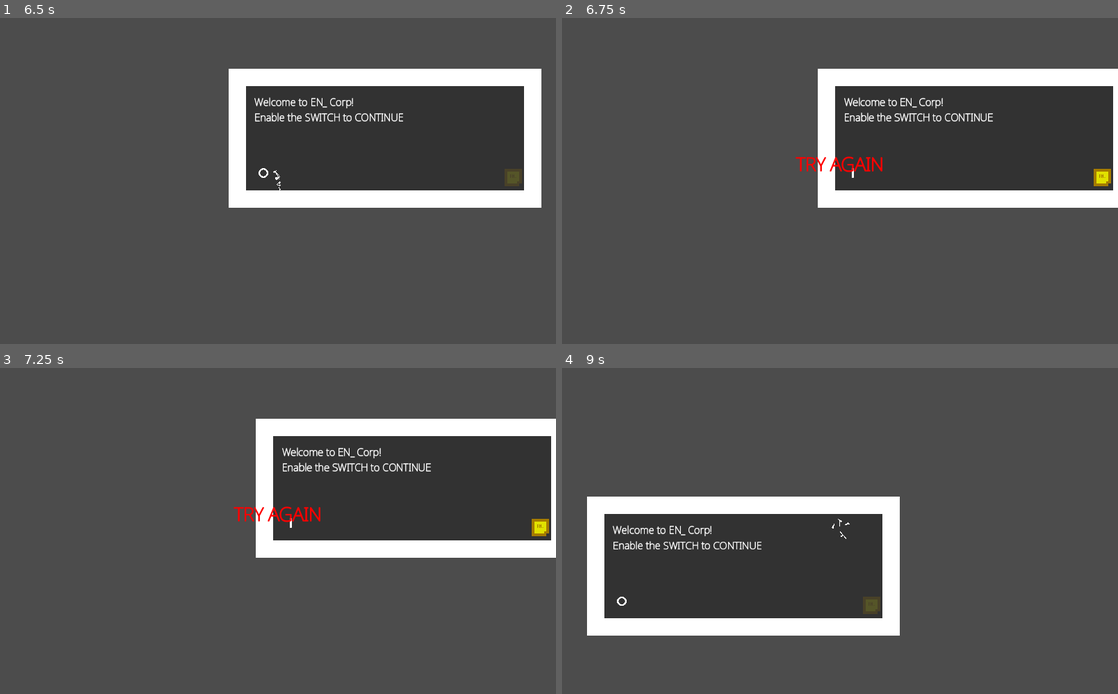
Above: before the commit, frames 1-4 (two rows, left to right).
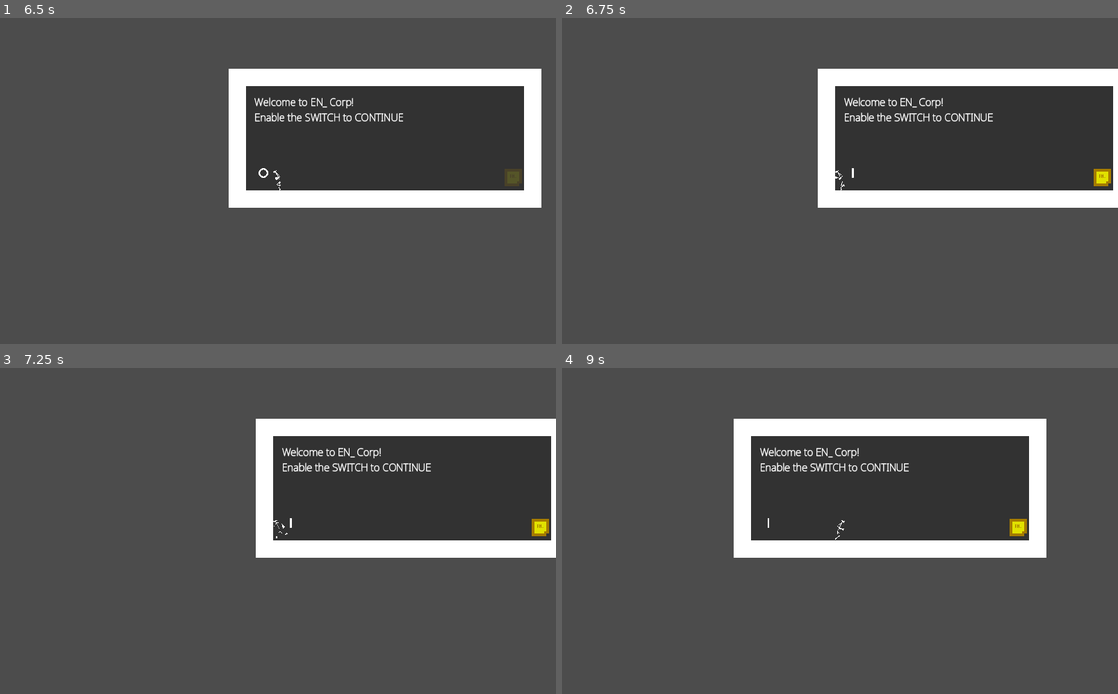
Above: after the commit, the same moments.

Repository: Luraktinus/EN_
Game: Godot game, scene res://Menu/Menu.tscn
Two runs of this game, one before a commit and one after it. Both use one fixed random seed, a clock stepped at 60 frames per second and the inputs below.
Inputs:
- Up to frame 1 (6.5 s): click "Play" at 0.5 s; click "1" at 1.25 s; tap Enter at 2 s; hold Right (ui_right) 2.03-2.78 s; hold Left (ui_left) 2.78-3.53 s; hold Right (ui_right) 3.53-4.28 s; hold Up (ui_up) 4.28-5.03 s; hold Left (ui_left) from 5.03 s (still down)
- Up to frame 2 (6.75 s): keep holding Left (ui_left)
- Up to frame 3 (7.25 s): keep holding Left (ui_left)
- Up to frame 4 (9 s): tap Space at 7.25 s; release Left (ui_left) at 7.28 s; hold Right (ui_right) 7.28-8.03 s; hold Up (ui_up) 8.03-8.78 s; hold Right (ui_right) from 8.78 s (still down)

Frame 1 is identical in both runs. In frame 2, 0.3% of the frame differs, in the area x 42-58%, y 42-53%; in frame 3, 0.3%; in frame 4, 40%, in the area x 4-88%, y 15-83%.

Commit message:
physics tests

Diff:
--- a/Entitys/Player.gd
+++ b/Entitys/Player.gd
@@ -13,6 +13,9 @@
 const FRICTION_FLOOR = 0.89
 const FLOORSLIDE = 20
 const WALL_FRICTION = 0.8
+
+var enable_crush_damage = false
+var enable_fall_damage = false
 
 onready var scene = "res://Levels/" + get_tree().get_current_scene().name + ".tscn"
 
@@ -53,8 +56,9 @@
 
 	velocity = move_and_slide(velocity, Vector2(0, -1))
 
-	if lenvelocity/(delta+0.0000000001)/60 > velocity.length()/(delta+0.0000000001)/60 + 1500: # 12 blocks dead
-		death()
+	if enable_fall_damage:
+		if lenvelocity/(delta+0.0000000001)/60 > velocity.length()/(delta+0.0000000001)/60 + 1500: # 12 blocks dead
+			death()
 
 
 func animation():
@@ -191,4 +195,5 @@
 
 
 func _on_WallCast_body_entered(body):
-	death()
+	if enable_crush_damage:
+		death()
--- a/Entitys/Player.tscn
+++ b/Entitys/Player.tscn
@@ -256,7 +256,7 @@
 "times": PoolRealArray( 0 ),
 "transitions": PoolRealArray( 1 ),
 "update": 0,
-"values": [ Vector2( -19, -1.43051e-06 ) ]
+"values": [ Vector2( -19, -1.43051e-006 ) ]
 }
 tracks/19/type = "value"
 tracks/19/path = NodePath("Sprite/Spine/RightLeg/Foot:rotation_degrees")
@@ -376,7 +376,7 @@
 "times": PoolRealArray( 0 ),
 "transitions": PoolRealArray( 1 ),
 "update": 0,
-"values": [ Vector2( -18, -1.90735e-06 ) ]
+"values": [ Vector2( -18, -1.90735e-006 ) ]
 }
 tracks/29/type = "value"
 tracks/29/path = NodePath("Sprite/Spine/RightArm/Hand/Position2D:rotation_degrees")
@@ -598,7 +598,7 @@
 "times": PoolRealArray( 0, 3 ),
 "transitions": PoolRealArray( 1, 1 ),
 "update": 0,
-"values": [ Vector2( -19, -1.43051e-06 ), Vector2( -19, -1.43051e-06 ) ]
+"values": [ Vector2( -19, -1.43051e-006 ), Vector2( -19, -1.43051e-006 ) ]
 }
 tracks/17/type = "value"
 tracks/17/path = NodePath("Sprite/Spine/RightLeg/Foot:rotation_degrees")
@@ -670,7 +670,7 @@
 "times": PoolRealArray( 0, 3 ),
 "transitions": PoolRealArray( 1, 1 ),
 "update": 0,
-"values": [ Vector2( -18, -1.90735e-06 ), Vector2( -18, -1.90735e-06 ) ]
+"values": [ Vector2( -18, -1.90735e-006 ), Vector2( -18, -1.90735e-006 ) ]
 }
 tracks/23/type = "value"
 tracks/23/path = NodePath("Sprite/Spine/RightArm/Hand/Position2D:rotation_degrees")
@@ -988,7 +988,7 @@
 "times": PoolRealArray( 0 ),
 "transitions": PoolRealArray( 1 ),
 "update": 0,
-"values": [ Vector2( -19, -1.43051e-06 ) ]
+"values": [ Vector2( -19, -1.43051e-006 ) ]
 }
 tracks/19/type = "value"
 tracks/19/path = NodePath("Sprite/Spine/RightLeg/Foot:rotation_degrees")
@@ -1108,7 +1108,7 @@
 "times": PoolRealArray( 0 ),
 "transitions": PoolRealArray( 1 ),
 "update": 0,
-"values": [ Vector2( -18, -1.90735e-06 ) ]
+"values": [ Vector2( -18, -1.90735e-006 ) ]
 }
 tracks/29/type = "value"
 tracks/29/path = NodePath("Sprite/Spine/RightArm/Hand/Position2D:rotation_degrees")
@@ -1354,7 +1354,7 @@
 "times": PoolRealArray( 0, 1 ),
 "transitions": PoolRealArray( 1, 1 ),
 "update": 0,
-"values": [ Vector2( -19, -1.43051e-06 ), Vector2( -19, -1.43051e-06 ) ]
+"values": [ Vector2( -19, -1.43051e-006 ), Vector2( -19, -1.43051e-006 ) ]
 }
 tracks/19/type = "value"
 tracks/19/path = NodePath("Sprite/Spine/RightLeg/Foot:rotation_degrees")
@@ -1474,7 +1474,7 @@
 "times": PoolRealArray( 0, 1 ),
 "transitions": PoolRealArray( 1, 1 ),
 "update": 0,
-"values": [ Vector2( -18, -1.90735e-06 ), Vector2( -18, -1.90735e-06 ) ]
+"values": [ Vector2( -18, -1.90735e-006 ), Vector2( -18, -1.90735e-006 ) ]
 }
 tracks/29/type = "value"
 tracks/29/path = NodePath("Sprite/Spine/RightArm/Hand/Position2D:rotation_degrees")
@@ -1720,7 +1720,7 @@
 "times": PoolRealArray( 0 ),
 "transitions": PoolRealArray( 1 ),
 "update": 0,
-"values": [ Vector2( -19, -1.43051e-06 ) ]
+"values": [ Vector2( -19, -1.43051e-006 ) ]
 }
 tracks/19/type = "value"
 tracks/19/path = NodePath("Sprite/Spine/RightLeg/Foot:rotation_degrees")
@@ -1768,7 +1768,7 @@
 "times": PoolRealArray( 0 ),
 "transitions": PoolRealArray( 1 ),
 "update": 0,
-"values": [ Vector2( -18, -1.90735e-06 ) ]
+"values": [ Vector2( -18, -1.90735e-006 ) ]
 }
 tracks/23/type = "value"
 tracks/23/path = NodePath("Sprite/Spine/RightArm/Hand/Position2D:rotation_degrees")
@@ -2038,7 +2038,7 @@
 "times": PoolRealArray( 0, 0.6, 1.2, 1.8 ),
 "transitions": PoolRealArray( 1, 1, 1, 1 ),
 "update": 0,
-"values": [ Vector2( -18, -1.90735e-06 ), Vector2( -18, -1.90735e-06 ), Vector2( -18, -1.90735e-06 ), Vector2( -18, -1.90735e-06 ) ]
+"values": [ Vector2( -18, -1.90735e-006 ), Vector2( -18, -1.90735e-006 ), Vector2( -18, -1.90735e-006 ), Vector2( -18, -1.90735e-006 ) ]
 }
 tracks/15/type = "value"
 tracks/15/path = NodePath("Sprite/Spine/RightArm/Hand/Position2D:rotation_degrees")
@@ -2110,7 +2110,7 @@
 "times": PoolRealArray( 0, 0.6, 1.2, 1.8 ),
 "transitions": PoolRealArray( 1, 1, 1, 1 ),
 "update": 0,
-"values": [ Vector2( -19, -1.43051e-06 ), Vector2( -19, -1.43051e-06 ), Vector2( -19, -1.43051e-06 ), Vector2( -19, -1.43051e-06 ) ]
+"values": [ Vector2( -19, -1.43051e-006 ), Vector2( -19, -1.43051e-006 ), Vector2( -19, -1.43051e-006 ), Vector2( -19, -1.43051e-006 ) ]
 }
 tracks/21/type = "value"
 tracks/21/path = NodePath("Sprite/Spine/RightLeg/Foot:rotation_degrees")
@@ -2356,7 +2356,7 @@
 "times": PoolRealArray( 0 ),
 "transitions": PoolRealArray( 1 ),
 "update": 0,
-"values": [ Vector2( -19, -1.43051e-06 ) ]
+"values": [ Vector2( -19, -1.43051e-006 ) ]
 }
 tracks/11/type = "value"
 tracks/11/path = NodePath("Sprite/Spine/RightLeg/Foot:rotation_degrees")
@@ -2404,7 +2404,7 @@
 "times": PoolRealArray( 0 ),
 "transitions": PoolRealArray( 1 ),
 "update": 0,
-"values": [ Vector2( -18, -1.90735e-06 ) ]
+"values": [ Vector2( -18, -1.90735e-006 ) ]
 }
 tracks/15/type = "value"
 tracks/15/path = NodePath("Sprite/Spine/RightArm/Hand/Position2D:rotation_degrees")
@@ -2636,7 +2636,7 @@
 [sub_resource type="RectangleShape2D" id=18]
 
 custom_solver_bias = 0.0
-extents = Vector2( 3.66711, 27.1243 )
+extents = Vector2( 1, 12.0567 )
 
 [node name="Player" type="KinematicBody2D"]
 material = SubResource( 1 )
@@ -2914,7 +2914,7 @@
 [node name="Position2D" type="Position2D" parent="Sprite/Spine/RightArm/Hand"]
 light_mask = 0
 material = SubResource( 11 )
-position = Vector2( -18, -1.90735e-06 )
+position = Vector2( -18, -1.90735e-006 )
 rotation = 4.82779
 __meta__ = {
 "_edit_bone_": true
@@ -3006,7 +3006,7 @@
 [node name="Foot" type="Polygon2D" parent="Sprite/Spine/RightLeg"]
 light_mask = 0
 material = SubResource( 11 )
-position = Vector2( -19, -1.43051e-06 )
+position = Vector2( -19, -1.43051e-006 )
 rotation = 1.8948
 polygon = PoolVector2Array( -21.2787, 20, -24.2787, 34, -18.2787, 34 )
 uv = PoolVector2Array(  )
--- a/Levels/9.tscn
+++ b/Levels/9.tscn
@@ -1,8 +1,9 @@
-[gd_scene load_steps=9 format=2]
+[gd_scene load_steps=12 format=2]
 
 [ext_resource path="res://TileSetSimpleNav_2.0.tres" type="TileSet" id=1]
 [ext_resource path="res://Entitys/Player.tscn" type="PackedScene" id=2]
 [ext_resource path="res://Entitys/platform.tscn" type="PackedScene" id=3]
+[ext_resource path="res://off.png" type="Texture" id=4]
 
 [sub_resource type="Animation" id=1]
 
@@ -110,6 +111,18 @@
 
 
 "
+
+[sub_resource type="CircleShape2D" id=6]
+
+custom_solver_bias = 0.0
+radius = 8.43483
+
+[sub_resource type="PhysicsMaterial" id=7]
+
+friction = 1.0
+rough = true
+bounce = 0.0
+absorbent = true
 
 [node name="9" type="Node2D"]
 
@@ -136,9 +149,11 @@
 position = Vector2( 943.653, 4212.74 )
 
 [node name="Platforms" type="Node2D" parent="."]
+editor/display_folded = true
 
 [node name="Block" parent="Platforms" instance=ExtResource( 3 )]
-position = Vector2( 1221.27, 4020.37 )
+editor/display_folded = true
+position = Vector2( 1442, 3932 )
 scale = Vector2( 3, 0.5 )
 
 [node name="AnimationPlayer" type="AnimationPlayer" parent="Platforms/Block"]
@@ -151,7 +166,8 @@
 blend_times = [  ]
 
 [node name="Block2" parent="Platforms" instance=ExtResource( 3 )]
-position = Vector2( 1413.27, 4020.37 )
+editor/display_folded = true
+position = Vector2( 1634, 3932 )
 rotation = 3.14159
 scale = Vector2( 3, 0.5 )
 
@@ -165,7 +181,8 @@
 blend_times = [  ]
 
 [node name="Block3" parent="Platforms" instance=ExtResource( 3 )]
-position = Vector2( 1605.27, 4020.37 )
+editor/display_folded = true
+position = Vector2( 1826, 3932 )
 scale = Vector2( 3, 0.5 )
 
 [node name="AnimationPlayer" type="AnimationPlayer" parent="Platforms/Block3"]
@@ -178,7 +195,8 @@
 blend_times = [  ]
 
 [node name="Block4" parent="Platforms" instance=ExtResource( 3 )]
-position = Vector2( 1797.27, 4020.37 )
+editor/display_folded = true
+position = Vector2( 2018, 3932 )
 rotation = 3.14159
 scale = Vector2( 3, 0.5 )
 
@@ -192,6 +210,7 @@
 blend_times = [  ]
 
 [node name="Block5" parent="Platforms" instance=ExtResource( 3 )]
+editor/display_folded = true
 position = Vector2( 2743.96, 4578.72 )
 
 [node name="Tween" type="Tween" parent="Platforms/Block5"]
@@ -203,4 +222,78 @@
 playback/speed = 1.0
 script = SubResource( 5 )
 
+[node name="PinJoint2D" type="PinJoint2D" parent="."]
+position = Vector2( 2104, 4224 )
+node_a = NodePath("../StaticBody2D")
+node_b = NodePath("../RigidBody2D")
+bias = 0.0
+disable_collision = true
+softness = 0.0
+
+[node name="StaticBody2D" type="StaticBody2D" parent="."]
+editor/display_folded = true
+position = Vector2( 2104, 4224 )
+input_pickable = false
+collision_layer = 1
+collision_mask = 1
+constant_linear_velocity = Vector2( 0, 0 )
+constant_angular_velocity = 0.0
+__meta__ = {
+"_edit_group_": true
+}
+
+[node name="CollisionShape2D" type="CollisionShape2D" parent="StaticBody2D"]
+shape = SubResource( 6 )
+
+[node name="Sprite" type="Sprite" parent="StaticBody2D"]
+scale = Vector2( 0.2, 0.2 )
+texture = ExtResource( 4 )
+
+[node name="RigidBody2D" type="RigidBody2D" parent="."]
+editor/display_folded = true
+position = Vector2( 2104, 4528 )
+input_pickable = false
+collision_layer = 1
+collision_mask = 1
+mode = 0
+mass = 0.15
+physics_material_override = SubResource( 7 )
+gravity_scale = 9.81
+custom_integrator = false
+continuous_cd = 2
+contacts_reported = 0
+contact_monitor = false
+sleeping = false
+can_sleep = false
+linear_velocity = Vector2( 0, 0 )
+linear_damp = -1.0
+angular_velocity = 0.0
+angular_damp = -1.0
+__meta__ = {
+"_edit_group_": true
+}
+
+[node name="Polygon2D" type="Polygon2D" parent="RigidBody2D"]
+position = Vector2( 0.800049, -304 )
+polygon = PoolVector2Array( 8, -8, -8, -8, -8, 456, -128, 456, -128, 472, 8, 472 )
+uv = PoolVector2Array(  )
+splits = PoolIntArray(  )
+color = Color( 1, 1, 1, 1 )
+vertex_colors = PoolColorArray(  )
+offset = Vector2( 0, 0 )
+antialiased = false
+texture = null
+texture_offset = Vector2( 0, 0 )
+texture_scale = Vector2( 1, 1 )
+texture_rotation_degrees = 0.0
+skeleton = NodePath("")
+invert_enable = false
+invert_border = 100.0
+bones = [  ]
+
+[node name="CollisionPolygon2D" type="CollisionPolygon2D" parent="RigidBody2D"]
+position = Vector2( 0.800049, -304 )
+build_mode = 0
+polygon = PoolVector2Array( 8, -8, -8, -8, -8, 456, -128, 456, -128, 472, 8, 472 )
+
 [connection signal="tween_completed" from="Platforms/Block5/Tween" to="Platforms/Block5/Tween" method="_on_Tween_tween_completed"]
